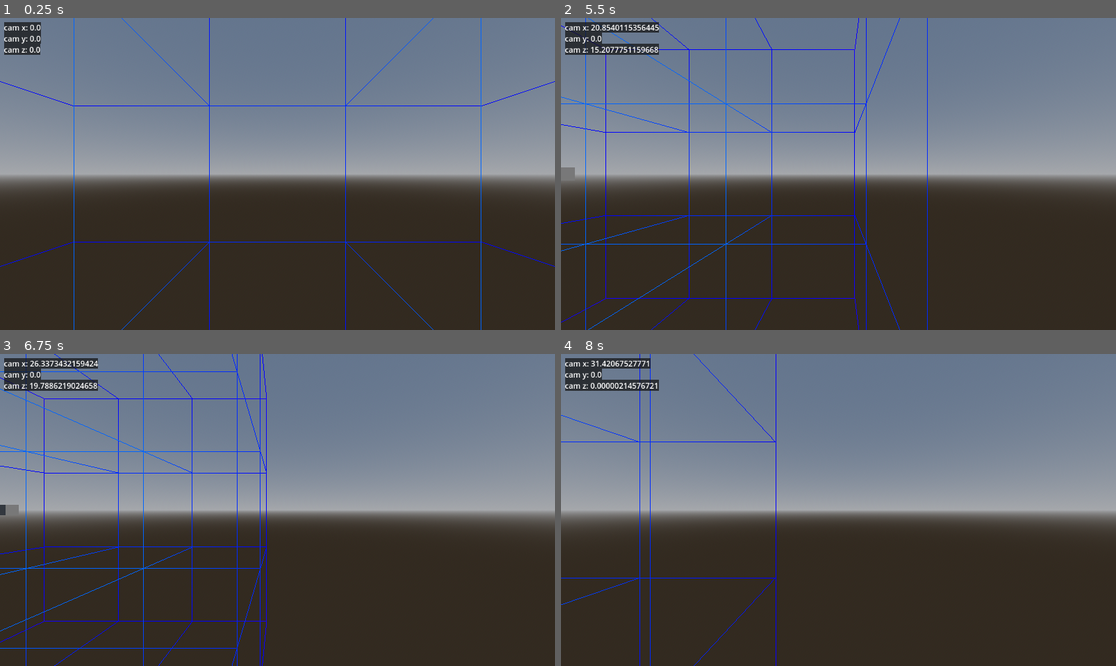
Above: before the commit, frames 1-4 (two rows, left to right).
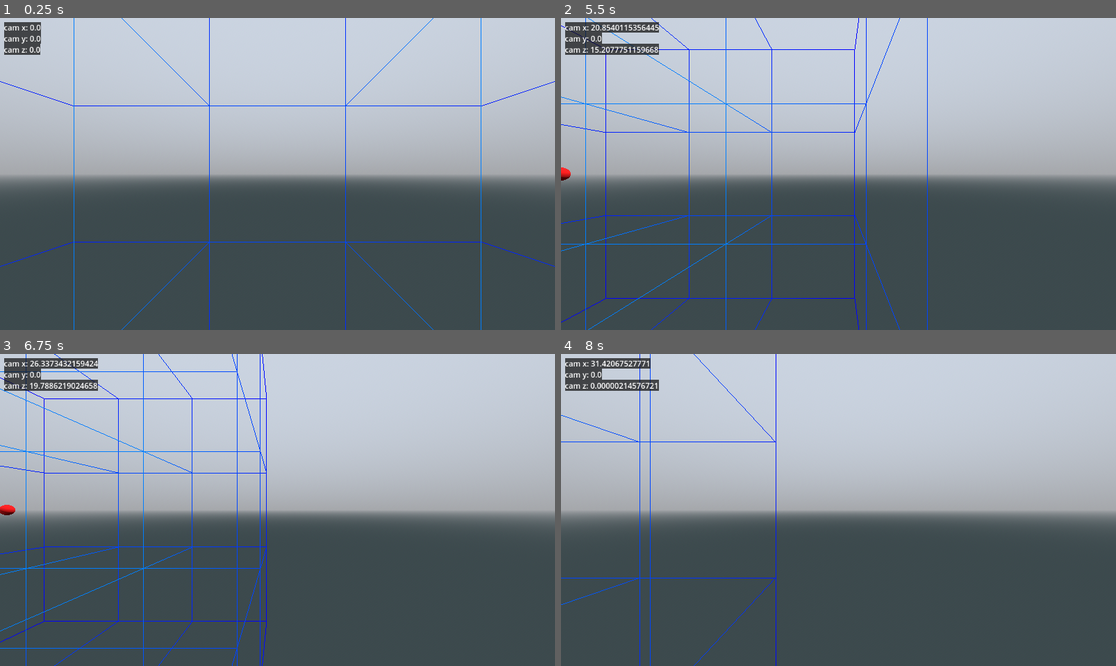
Above: after the commit, the same moments.

Repository: pixerhp/Hatchetflair
Game: Godot game, scene res://topscenes/gameplay_topscene.tscn
Two runs of this game, one before a commit and one after it. Both use one fixed random seed, a clock stepped at 60 frames per second and the inputs below.
Inputs (mouse positions are in pixels of both pictures, inside the frame that each line leads up to):
- Up to frame 1 (0.25 s): no input
- Up to frame 2 (5.5 s): tap Enter at 0.5 s; move the mouse to (960, 158) at 0.52 s; hold D (move_right) 0.53-1.28 s; hold Shift (speed_faster) 0.53-1.28 s; click (960, 158) at 0.67 s; move the mouse to (727, 189) at 1.27 s; hold S (move_backwards) 1.28-2.03 s; tap Ctrl (speed_slower) at 1.35, 2.85, 4.35 s; move the mouse to (894, 105) at 2.02 s; hold D (move_right) 2.03-2.78 s; hold Shift (speed_faster) 2.03-2.78 s; move the mouse to (810, 236) at 2.77 s; hold W (move_forwards) 2.78-3.53 s; click (810, 236) at 2.92 s; move the mouse to (1005, 220) at 3.52 s; hold Shift (speed_faster) 3.53-4.28 s; hold A (move_left) 3.53-5.03 s; move the mouse to (672, 127) at 4.27 s; move the mouse to (866, 174) at 5.02 s; hold S (move_backwards) from 5.03 s (still down); hold Shift (speed_faster) from 5.03 s (still down); click (866, 174) at 5.17 s
- Up to frame 3 (6.75 s): move the mouse to (194, 432) at 5.77 s; release S (move_backwards) at 5.78 s; release Shift (speed_faster) at 5.78 s; hold D (move_right) 5.78-6.53 s; tap Ctrl (speed_slower) at 5.85 s; move the mouse to (399, 494) at 6.52 s; hold W (move_forwards) from 6.53 s (still down); hold Shift (speed_faster) from 6.53 s (still down)
- Up to frame 4 (8 s): move the mouse to (727, 525) at 7.27 s; release W (move_forwards) at 7.28 s; release Shift (speed_faster) at 7.28 s; hold D (move_right) from 7.28 s (still down); tap Ctrl (speed_slower) at 7.35 s; click (727, 525) at 7.42 s

The runs differ from the first frame. In frame 1, 92% of the frame differs, in the area x 0-100%, y 0-100%; in frame 2, 91%; in frame 3, 91%; in frame 4, 91%.

Commit message:
Improve environment

Diff:
--- a/scripts/autoloaded/debug_draw.gd
+++ b/scripts/autoloaded/debug_draw.gd
@@ -45,7 +45,7 @@
 func initialize_chunkborders_arraymesh():
 	const layers: int = 2
 	const chunk_length: int = 16 # (assumes a metrin is length 1.)
-	const grid_close_hue: float = 3.6 / 6.0
+	const grid_close_hue: float = 3.5 / 6.0
 	const grid_color_range: float = 0.5 / 6.0
 
 	var verts: PackedVector3Array = []
@@ -93,6 +93,8 @@
 		colors.resize(colors.size() + (12 * (chunk_length - 1)))
 		indices.resize(indices.size() + (6 * (chunk_length - 1) * 2))
 
+		for i in range(12 * (chunk_length - 1)):
+			pass
 
 		# !!! ...
 
--- a/topscenes/gameplay_topscene.tscn
+++ b/topscenes/gameplay_topscene.tscn
@@ -1,8 +1,10 @@
-[gd_scene load_steps=6 format=3 uid="uid://caemtw2ni7cl6"]
+[gd_scene load_steps=7 format=3 uid="uid://caemtw2ni7cl6"]
 
 [ext_resource type="Script" uid="uid://dprqbtapra60j" path="res://scripts/flycam.gd" id="1_3dqie"]
 
 [sub_resource type="ProceduralSkyMaterial" id="ProceduralSkyMaterial_hoxm8"]
+sky_top_color = Color(0.797499, 0.834473, 0.886126, 1)
+ground_bottom_color = Color(0.237295, 0.288128, 0.30159, 1)
 
 [sub_resource type="Sky" id="Sky_3dqie"]
 sky_material = SubResource("ProceduralSkyMaterial_hoxm8")
@@ -11,7 +13,10 @@
 background_mode = 2
 sky = SubResource("Sky_3dqie")
 
-[sub_resource type="BoxMesh" id="BoxMesh_3dqie"]
+[sub_resource type="SphereMesh" id="SphereMesh_3dqie"]
+
+[sub_resource type="StandardMaterial3D" id="StandardMaterial3D_yy87l"]
+albedo_color = Color(1, 0, 0, 1)
 
 [node name="GameplayTopscene" type="Node3D"]
 
@@ -24,9 +29,6 @@
 [node name="FlyCam" type="Camera3D" parent="."]
 script = ExtResource("1_3dqie")
 
-[node name="Cube" type="MeshInstance3D" parent="."]
-mesh = SubResource("BoxMesh_3dqie")
-
-[node name="Cube2" type="MeshInstance3D" parent="."]
-transform = Transform3D(1, 0, 0, 0, 1, 0, 0, 0, 1, 8, 8, 8)
-mesh = SubResource("BoxMesh_3dqie")
+[node name="CenterSphere" type="MeshInstance3D" parent="."]
+mesh = SubResource("SphereMesh_3dqie")
+surface_material_override/0 = SubResource("StandardMaterial3D_yy87l")
